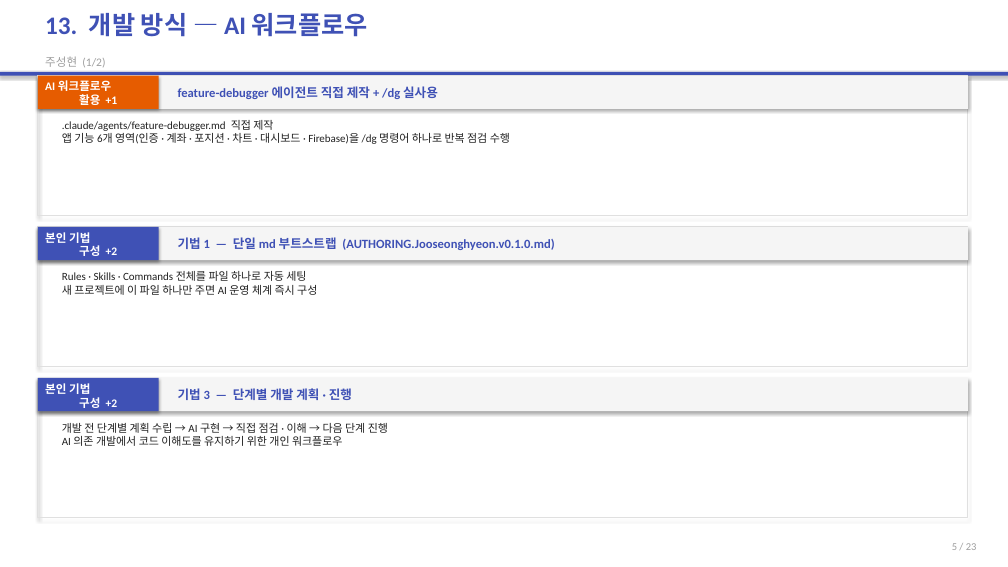
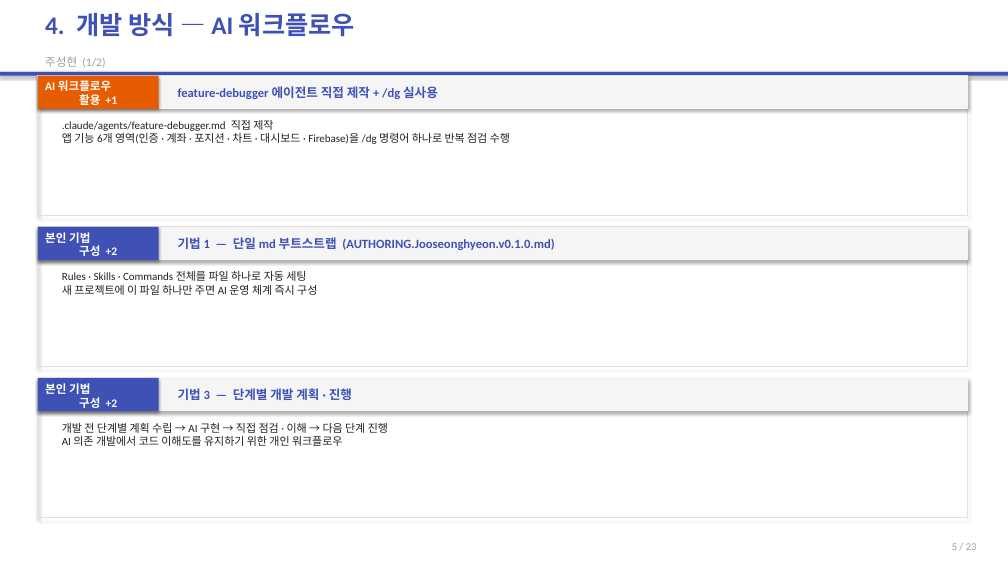
Before and after one commit to 2022136020/project_c, a slide deck: slide 5 of portfolio-tracker/presentation/portfolio-tracker-final.pptx. Drawn at 1008x567 pixels with LibreOffice and Linux fonts; fonts in the diff are those of the drawing. Boxes give left, top, right and bottom in pixels: in the first picture for what was removed or moved away, otherwise in the second. Text is boxed around its words. In the diff, an @@ line names an element or a change of style, - is before the commit and + after.

```diff
--- a/portfolio-tracker/presentation/portfolio-tracker-final.pptx
+++ b/portfolio-tracker/presentation/portfolio-tracker-final.pptx
@@ text at bbox=[45, 13, 355, 37]: text changed @@
-13. 개발 방식 — AI 워크플로우
+4. 개발 방식 — AI 워크플로우
```
Also in this commit, not shown: 13 other slides changed, 1 other file.
